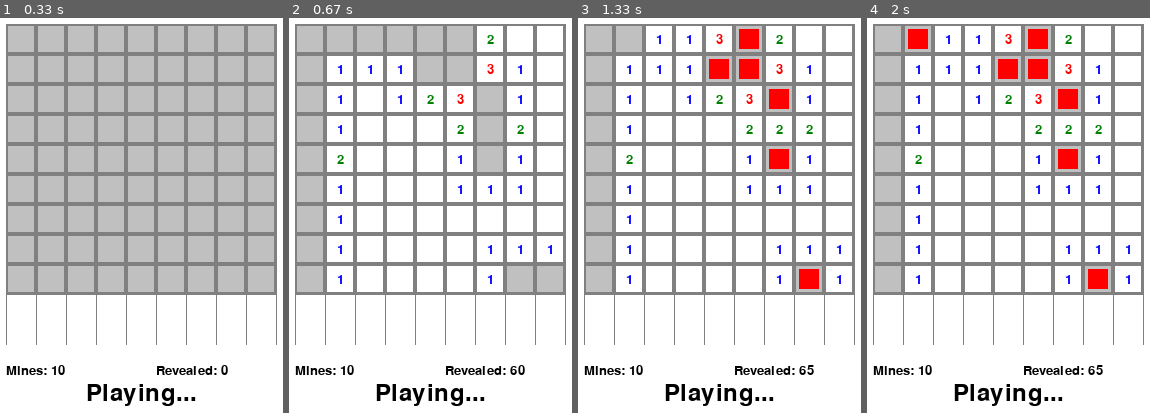
Above: before the commit, frames 1-4 (left to right).
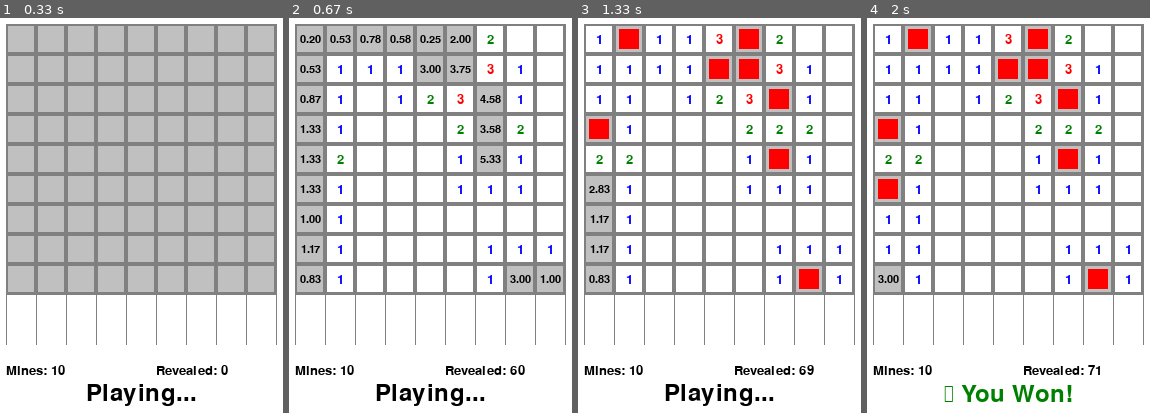
Above: after the commit, the same moments.

Repository: PratikP0317/Minesweeper
Game: pygame game, started from play_minesweeper_pygame.py
Same seed, same stepped clock (60 frames per second), same inputs: the game is played once before the commit and once after it.
Inputs (mouse positions are in pixels of both pictures, inside the frame that each line leads up to):
- Up to frame 1 (0.33 s): type "1 (at the terminal prompt)" at 0 s
- Up to frame 2 (0.67 s): click (430, 207) at 0.38 s
- Up to frame 3 (1.33 s): tap Space at 0.67, 1.07 s
- Up to frame 4 (2 s): tap Space at 1.37 s

Frame 1 is identical in both runs. In frame 2, 2.0% of the frame differs, in the area x 3-97%, y 4-68%; in frame 3, 3.5%; in frame 4, 5.8%, in the area x 2-84%, y 2-99%.

Commit message:
Added probabilty board

Diff:
--- a/play_minesweeper_pygame.py
+++ b/play_minesweeper_pygame.py
@@ -69,7 +69,7 @@
         }
         return colors.get(val, self.BLACK)
 
-    def draw_board(self):
+    def draw_board(self, prob_board=None):
         """Draw the game board."""
         if not self.should_render:
             return
@@ -88,6 +88,16 @@
                 if val == -1:  # Unrevealed
                     pygame.draw.rect(self.screen, self.GRAY, (x, y, self.cell_size, self.cell_size))
                     pygame.draw.rect(self.screen, self.DARK_GRAY, (x, y, self.cell_size, self.cell_size), 2)
+
+                    # Draw probability value if available and non-zero
+                    if prob_board is not False and prob_board is not None and prob_board[row, col] > 0:
+                        prob_value = prob_board[row, col]
+                        prob_text = f"{prob_value:.2f}"
+                        # Use smaller font for probability
+                        small_font = pygame.font.Font(None, 16)
+                        text = small_font.render(prob_text, True, self.BLACK)
+                        text_rect = text.get_rect(center=(x + self.cell_size // 2, y + self.cell_size // 2))
+                        self.screen.blit(text, text_rect)
                 elif val == -2:  # Flagged
                     pygame.draw.rect(self.screen, self.GRAY, (x, y, self.cell_size, self.cell_size))
                     pygame.draw.rect(self.screen, self.DARK_GRAY, (x, y, self.cell_size, self.cell_size), 2)
@@ -295,12 +305,14 @@
                     elif event.key == pygame.K_q:  # Quit
                         running = False
 
+            # Get probability board for display
+            prob_board = get_probability_board(self)
+
             if bot and pygame.key.get_pressed()[pygame.K_SPACE] and not self.game_over:
-                time.sleep(0.1)
                 if not simple_flag_strategy(self):
                     if not simple_click_strategy(self) and pygame.key.get_pressed()[pygame.K_j]:
                         click_most_likely_cell(self)
-            self.draw_board()
+            self.draw_board(prob_board)
 
         pygame.quit()
         sys.exit()
--- a/strategies.py
+++ b/strategies.py
@@ -79,3 +79,19 @@
                     print(f"flagged ({row}, {col}) with probability undefined (total probability is zero)")
                 return True
     return False
+
+def get_probability_board(game):
+    revealed_board = game.get_state()
+    unsolved_cells = game.get_unsolved_cells()
+    if len(unsolved_cells) == 0:
+        return False
+    propability_board = np.zeros((game.rows, game.cols))
+    for cell in unsolved_cells:
+        row, col = cell
+        value = revealed_board[row, col]
+        open_cells, flag_cells = get_neighbors(row, col, game)
+        value = value - len(flag_cells)
+        value = value / len(open_cells)
+        for open_cell in open_cells:
+            propability_board[open_cell[0], open_cell[1]] += value
+    return propability_board
